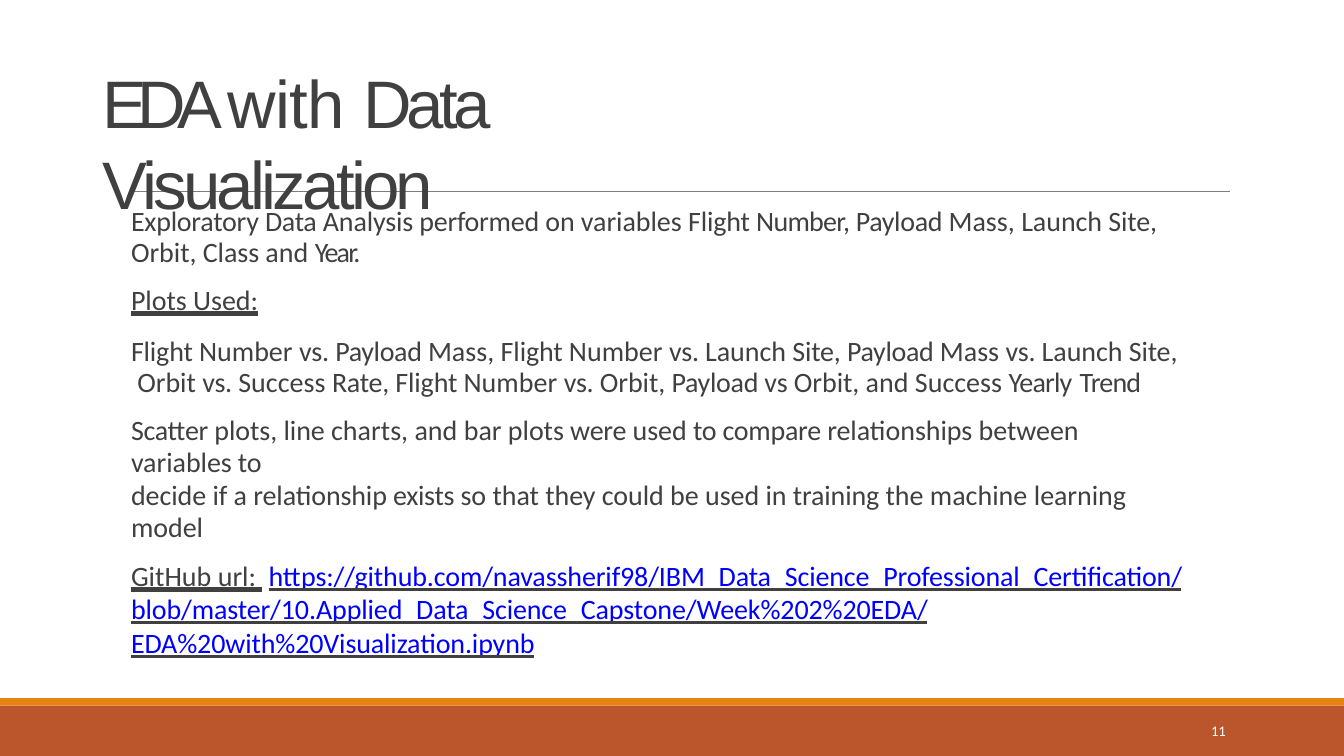
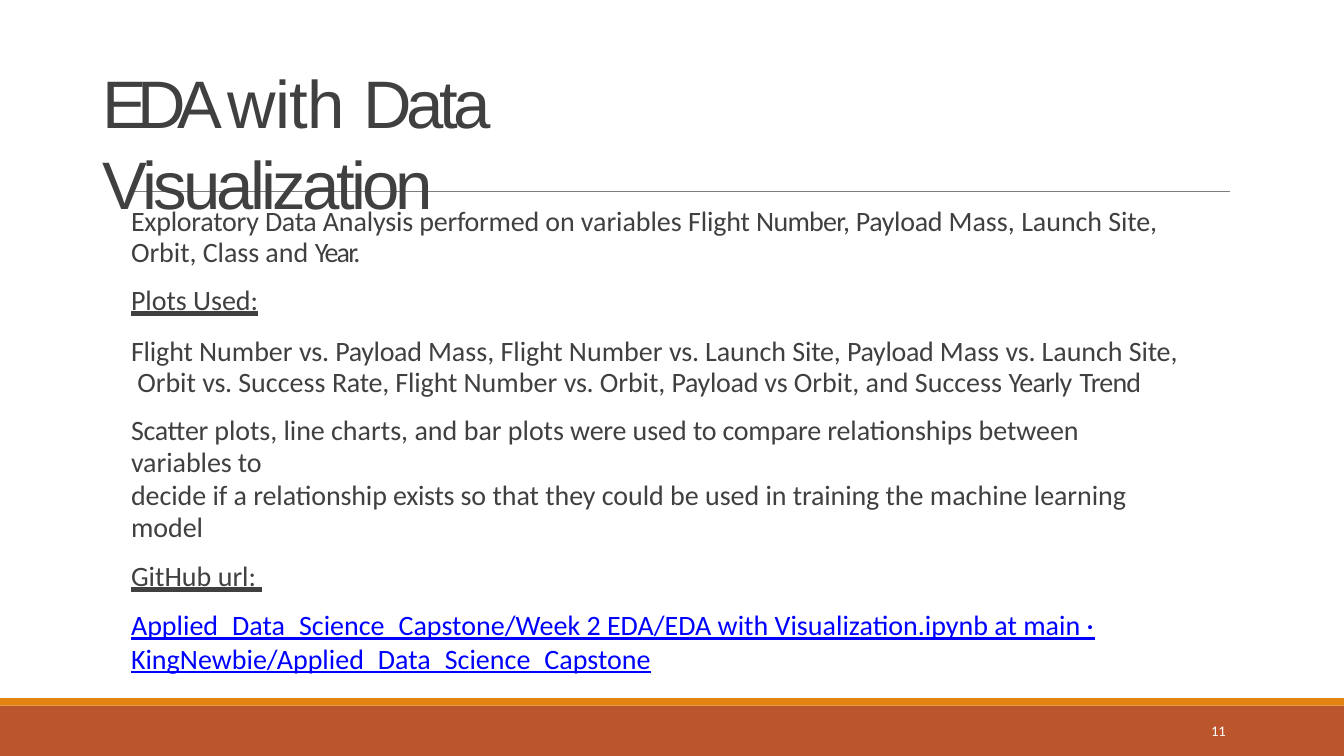
Before and after one commit to KingNewbie/Applied_Data_Science_Capstone, a slide deck: slide 11 of Week 5 Present Your Data-Driven Insights/Data Science Journey.pptx. Drawn at 1344x756 pixels with LibreOffice and Linux fonts; fonts in the diff are those of the drawing. Boxes give left, top, right and bottom in pixels: in the first picture for what was removed or moved away, otherwise in the second. Text is boxed around its words. In the diff, an @@ line names an element or a change of style, - is before the commit and + after.

```diff
--- a/Week 5 Present Your Data-Driven Insights/Data Science Journey.pptx
+++ b/Week 5 Present Your Data-Driven Insights/Data Science Journey.pptx
@@ text at bbox=[131, 566, 1080, 674]: text changed @@
-GitHub url: https://github.com/navassherif98/IBM_Data_Science_Professional_Certification/blob/master/10.Applied_Data_Science_Capstone/Week%202%20EDA/EDA%20with%20Visualization.ipynb
+GitHub url:
+Applied_Data_Science_Capstone/Week 2 EDA/EDA with Visualization.ipynb at main · KingNewbie/Applied_Data_Science_Capstone
```
Also in this commit, not shown: 7 other slides changed.
